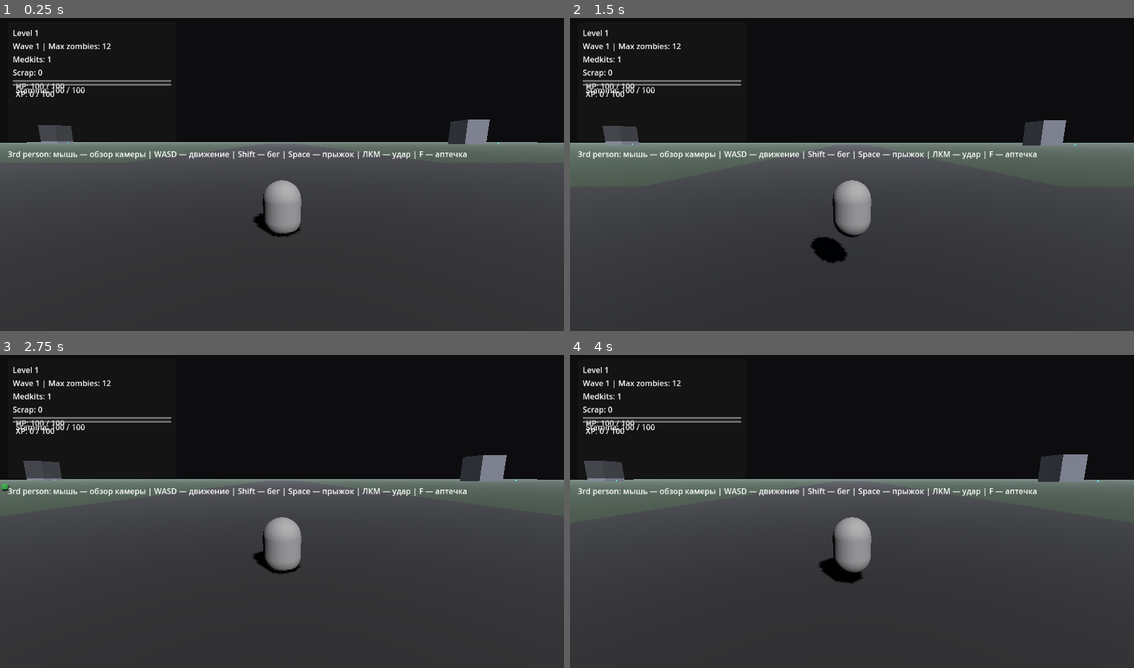
Above: before the commit, frames 1-4 (two rows, left to right).
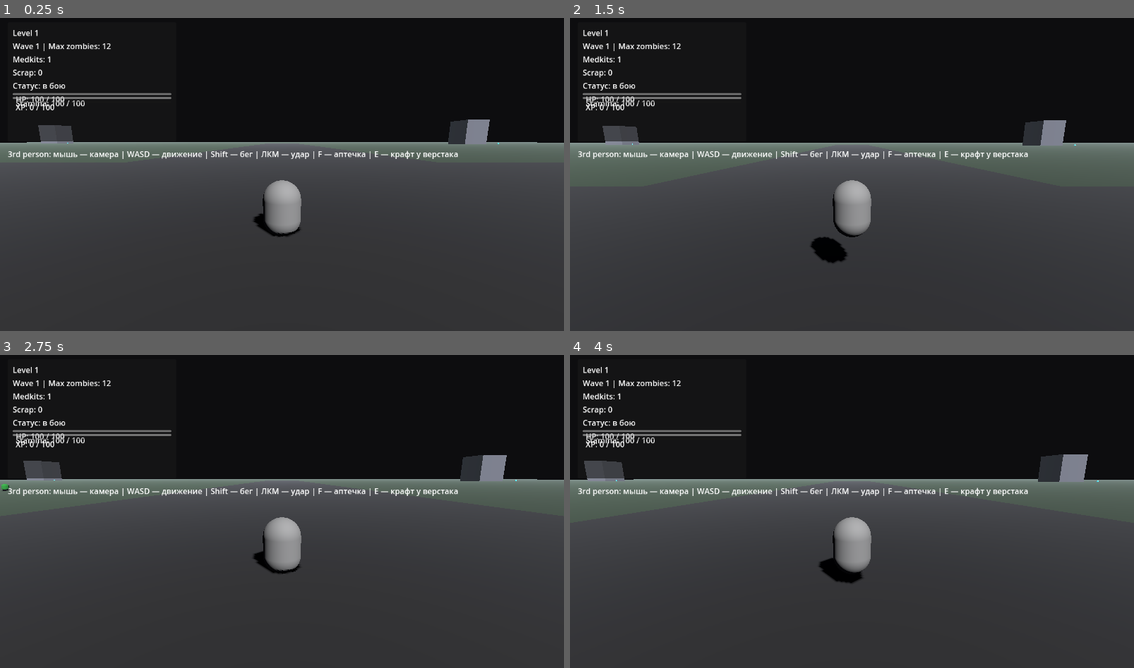
Above: after the commit, the same moments.

Repository: BreadnautKing/BreadnautKing
Game: Godot game, scene res://scenes/Main.tscn
Two runs of this game, one before a commit and one after it. Both use one fixed random seed, a clock stepped at 60 frames per second and the inputs below.
Inputs (mouse positions are in pixels of both pictures, inside the frame that each line leads up to):
- Up to frame 1 (0.25 s): no input
- Up to frame 2 (1.5 s): tap Enter at 0.5 s; move the mouse to (880, 171) at 0.52 s; hold F (heal_item) 0.53-1.28 s; hold W (move_forward) from 0.53 s (still down); click (880, 171) at 0.67 s; tap Space (jump) at 0.77 s; tap E (interact, bound only after the commit) at 0.8, 1.35 s; move the mouse to (823, 174) at 1.27 s
- Up to frame 3 (2.75 s): keep holding W (move_forward); tap Space (jump) at 1.52 s; tap F (heal_item) at 1.55 s; move the mouse to (293, 505) at 2.02 s; press the mouse at (293, 505) at 2.03 s; tap E (interact, bound only after the commit) at 2.3 s
- Up to frame 4 (4 s): keep holding W (move_forward); move the mouse to (846, 514) at 2.77 s; release the mouse at (846, 514) at 2.78 s; tap F (heal_item) at 2.85 s; click (846, 514) at 2.92 s; tap Space (jump) at 3.02, 3.77 s; move the mouse to (891, 514) at 3.52 s; hold E (interact, bound only after the commit) from 3.53 s (still down)

The runs differ from the first frame. In frame 1, 1.9% of the frame differs, in the area x 2-83%, y 19-46%; in frame 2, 1.9%; in frame 3, 1.9%; in frame 4, 1.9%.

Commit message:
Add workbench crafting loop for medkits using scrap

Diff:
--- a/project.godot
+++ b/project.godot
@@ -46,6 +46,10 @@
 "deadzone": 0.5,
 "events": [Object(InputEventKey,"resource_local_to_scene":false,"resource_name":"","device":-1,"window_id":0,"alt_press …(193 unchanged characters)…
 }
+interact={
+"deadzone": 0.5,
+"events": [Object(InputEventKey,"resource_local_to_scene":false,"resource_name":"","device":-1,"window_id":0,"alt_pressed":false,"shift_pressed":false,"ctrl_pressed":false,"meta_pressed":false,"pressed":false,"keycode":0,"physical_keycode":69,"key_label":0,"unicode":101,"location":0,"echo":false,"script":null)]
+}
 
 [rendering]
 environment/defaults/default_clear_color=Color(0.05, 0.05, 0.06, 1)
--- a/scenes/Main.tscn
+++ b/scenes/Main.tscn
@@ -7,6 +7,7 @@
 [ext_resource type="PackedScene" path="res://scenes/FastZombie.tscn" id="5_fast_zombie"]
 [ext_resource type="PackedScene" path="res://scenes/TankZombie.tscn" id="6_tank_zombie"]
 [ext_resource type="PackedScene" path="res://scenes/Pickup.tscn" id="7_pickup"]
+[ext_resource type="PackedScene" path="res://scenes/Workbench.tscn" id="8_workbench"]
 
 [sub_resource type="PlaneMesh" id="PlaneMesh_terrain"]
 size = Vector2(1200, 1200)
@@ -150,6 +151,15 @@
 position = Vector3(-212, 0.6, -202)
 item_id = "scrap"
 amount = 2
+
+
+[node name="Workbenches" type="Node3D" parent="."]
+
+[node name="WorkbenchA" parent="Workbenches" instance=ExtResource("8_workbench")]
+position = Vector3(90, 0, 118)
+
+[node name="WorkbenchB" parent="Workbenches" instance=ExtResource("8_workbench")]
+position = Vector3(-200, 0, 60)
 
 [node name="Player" parent="." instance=ExtResource("1_player")]
 position = Vector3(0, 0.5, 0)
@@ -199,6 +209,9 @@
 [node name="ScrapLabel" type="Label" parent="CanvasLayer/HUD/PanelContainer/MarginContainer/VBoxContainer"]
 text = "Scrap: 0"
 
+[node name="StatusLabel" type="Label" parent="CanvasLayer/HUD/PanelContainer/MarginContainer/VBoxContainer"]
+text = "Статус: в бою"
+
 [node name="HealthBar" type="ProgressBar" parent="CanvasLayer/HUD/PanelContainer/MarginContainer/VBoxContainer"]
 max_value = 100.0
 value = 100.0
@@ -243,4 +256,4 @@
 offset_top = 274.0
 offset_right = 1220.0
 offset_bottom = 340.0
-text = "3rd person: мышь — обзор камеры | WASD — движение | Shift — бег | Space — прыжок | ЛКМ — удар | F — аптечка"
+text = "3rd person: мышь — камера | WASD — движение | Shift — бег | ЛКМ — удар | F — аптечка | E — крафт у верстака"
--- /dev/null
+++ b/scenes/Workbench.tscn
@@ -0,0 +1,25 @@
+[gd_scene load_steps=5 format=3]
+
+[ext_resource type="Script" path="res://scripts/workbench.gd" id="1_workbench"]
+
+[sub_resource type="BoxShape3D" id="BoxShape3D_area"]
+size = Vector3(3.5, 2.0, 3.5)
+
+[sub_resource type="BoxMesh" id="BoxMesh_workbench"]
+size = Vector3(2.0, 1.0, 1.0)
+
+[sub_resource type="StandardMaterial3D" id="StandardMaterial3D_workbench"]
+albedo_color = Color(0.65, 0.45, 0.2, 1)
+
+[node name="Workbench" type="Area3D"]
+script = ExtResource("1_workbench")
+collision_layer = 8
+collision_mask = 1
+
+[node name="CollisionShape3D" type="CollisionShape3D" parent="."]
+shape = SubResource("BoxShape3D_area")
+
+[node name="MeshInstance3D" type="MeshInstance3D" parent="."]
+position = Vector3(0, 0.5, 0)
+mesh = SubResource("BoxMesh_workbench")
+material_override = SubResource("StandardMaterial3D_workbench")
--- a/scripts/hud.gd
+++ b/scripts/hud.gd
@@ -12,6 +12,7 @@
 @onready var wave_label: Label = $PanelContainer/MarginContainer/VBoxContainer/WaveLabel
 @onready var medkit_label: Label = $PanelContainer/MarginContainer/VBoxContainer/MedkitLabel
 @onready var scrap_label: Label = $PanelContainer/MarginContainer/VBoxContainer/ScrapLabel
+@onready var status_label: Label = $PanelContainer/MarginContainer/VBoxContainer/StatusLabel
 @onready var hint_label: Label = $Hint
 
 func _ready() -> void:
@@ -23,7 +24,7 @@
 	if main_node and main_node.has_signal("wave_changed"):
 		main_node.wave_changed.connect(_on_wave_changed)
 
-	hint_label.text = "3rd person: мышь — обзор камеры | WASD — движение | Shift — бег | Space — прыжок | ЛКМ — удар | F — аптечка"
+	hint_label.text = "3rd person: мышь — камера | WASD — движение | Shift — бег | ЛКМ — удар | F — аптечка | E — крафт у верстака"
 
 func _on_player_stats_changed(data: Dictionary) -> void:
 	health_bar.max_value = data.max_health
@@ -42,5 +43,10 @@
 	medkit_label.text = "Medkits: %d" % data.medkits
 	scrap_label.text = "Scrap: %d" % data.scrap
 
+	if data.status_text != "":
+		status_label.text = data.status_text
+	else:
+		status_label.text = "Статус: в бою"
+
 func _on_wave_changed(current_wave: int, max_alive: int) -> void:
 	wave_label.text = "Wave %d | Max zombies: %d" % [current_wave, max_alive]
--- a/scripts/player.gd
+++ b/scripts/player.gd
@@ -16,6 +16,7 @@
 @export var sprint_stamina_cost_per_sec: float = 18.0
 @export var attack_stamina_cost: float = 22.0
 @export var medkit_heal_amount: int = 45
+@export var medkit_craft_scrap_cost: int = 5
 @export var mouse_sensitivity: float = 0.003
 @export var min_pitch_degrees: float = -55.0
 @export var max_pitch_degrees: float = 65.0
@@ -27,6 +28,8 @@
 var xp_to_next_level: int = 100
 var medkits: int = 1
 var scrap: int = 0
+var near_workbench: bool = false
+var status_text: String = ""
 
 var _can_attack: bool = true
 var _gravity: float = ProjectSettings.get_setting("physics/3d/default_gravity")
@@ -64,6 +67,9 @@
 	if event.is_action_pressed("heal_item"):
 		use_medkit()
 
+	if event.is_action_pressed("interact"):
+		craft_medkit_from_scrap()
+
 	if event.is_action_pressed("ui_cancel"):
 		Input.mouse_mode = Input.MOUSE_MODE_VISIBLE
 
@@ -139,6 +145,25 @@
 
 	medkits -= 1
 	health = min(health + medkit_heal_amount, max_health)
+	_emit_stats_changed()
+
+
+func set_near_workbench(value: bool) -> void:
+	near_workbench = value
+	status_text = "Нажми E у верстака: %d scrap -> 1 medkit" % medkit_craft_scrap_cost if near_workbench else ""
+	_emit_stats_changed()
+
+func craft_medkit_from_scrap() -> void:
+	if not near_workbench:
+		return
+	if scrap < medkit_craft_scrap_cost:
+		status_text = "Недостаточно scrap для крафта"
+		_emit_stats_changed()
+		return
+
+	scrap -= medkit_craft_scrap_cost
+	medkits += 1
+	status_text = "Скрафтил 1 аптечку"
 	_emit_stats_changed()
 
 func _attack() -> void:
@@ -167,7 +192,9 @@
 		"xp": current_xp,
 		"xp_to_next": xp_to_next_level,
 		"medkits": medkits,
-		"scrap": scrap
+		"scrap": scrap,
+		"near_workbench": near_workbench,
+		"status_text": status_text
 	}
 
 func _emit_stats_changed() -> void:
--- /dev/null
+++ b/scripts/workbench.gd
@@ -0,0 +1,13 @@
+extends Area3D
+
+func _ready() -> void:
+	body_entered.connect(_on_body_entered)
+	body_exited.connect(_on_body_exited)
+
+func _on_body_entered(body: Node) -> void:
+	if body.is_in_group("player") and body.has_method("set_near_workbench"):
+		body.set_near_workbench(true)
+
+func _on_body_exited(body: Node) -> void:
+	if body.is_in_group("player") and body.has_method("set_near_workbench"):
+		body.set_near_workbench(false)
Not shown: 1 places in scenes/Main.tscn that only renumber resources
Not shown, changed: README.md
